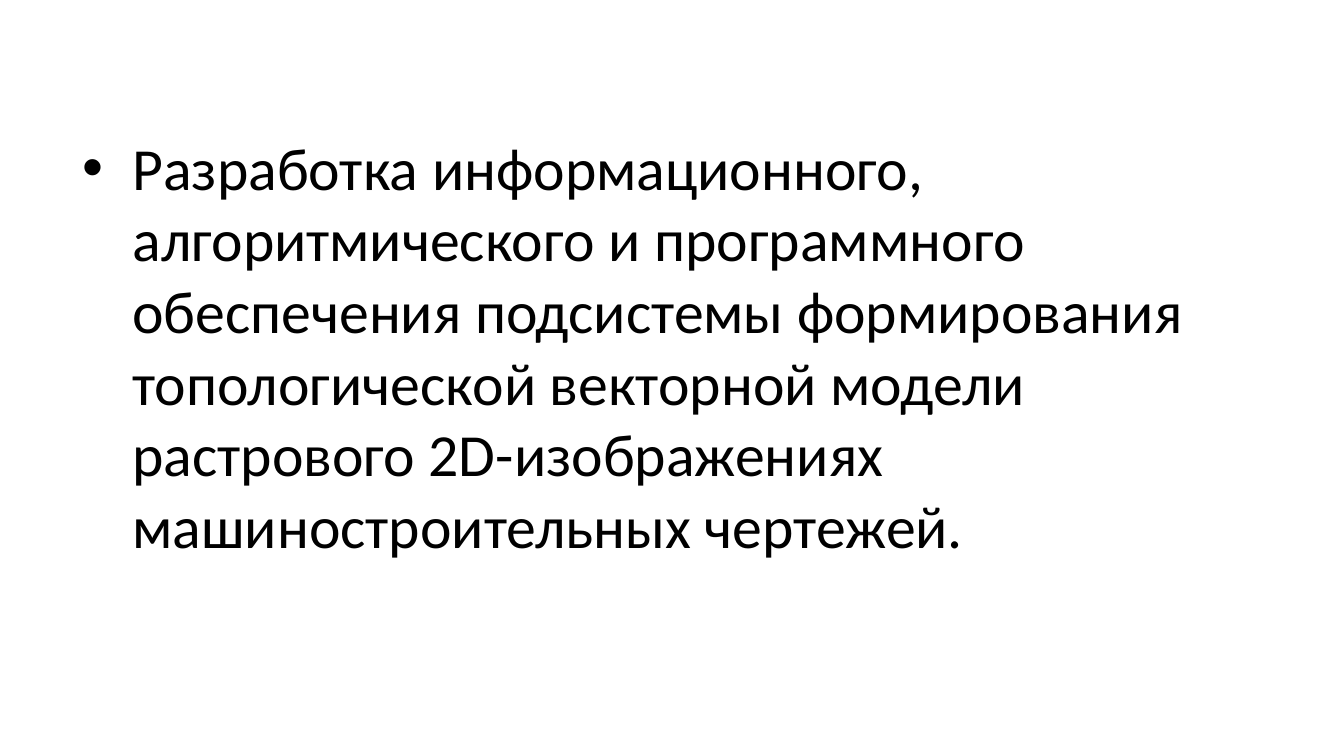
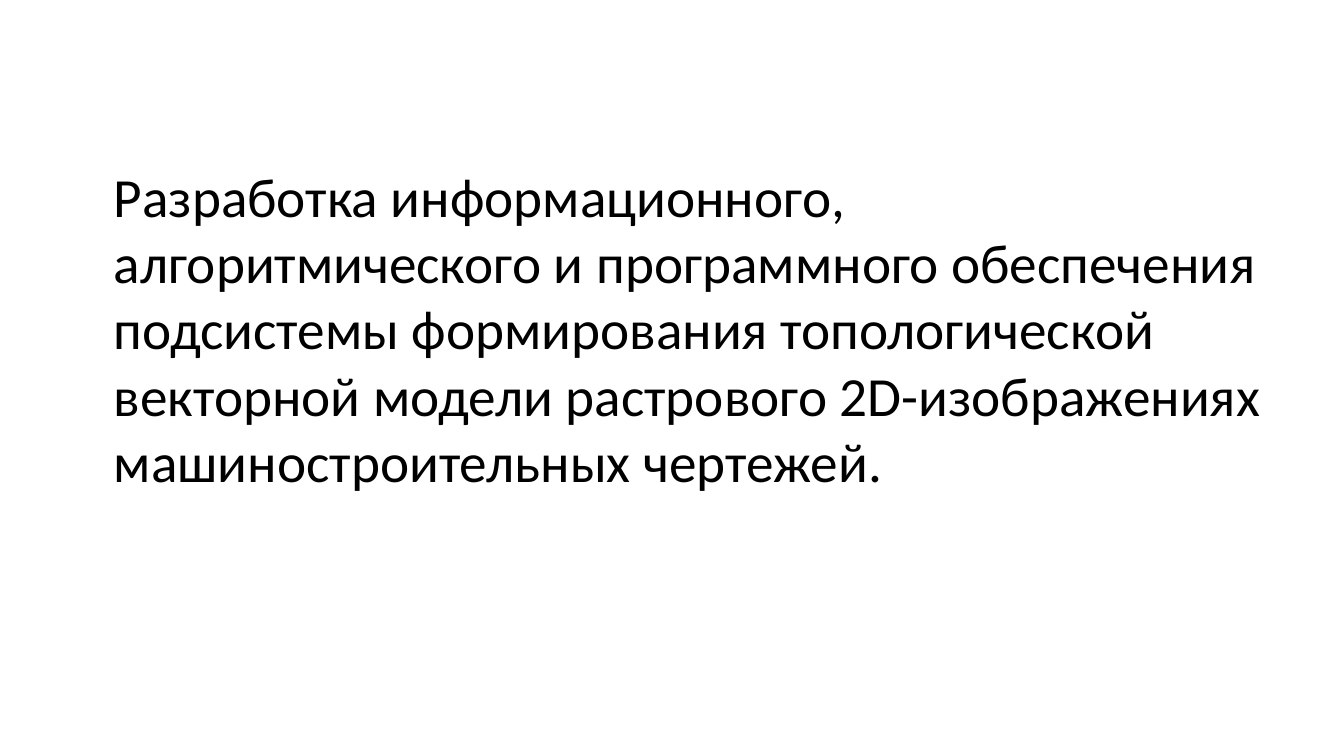
Before and after one commit to alexdegtev/FormingVectorModel, a slide deck: slide 3 of docs/Магистерская диссертация. Дёгтев А.С. 1.ppt. Drawn at 1344x756 pixels with LibreOffice and Linux fonts; fonts in the diff are those of the drawing; background and template pictures are left out. Boxes give left, top, right and bottom in pixels: in the first picture for what was removed or moved away, otherwise in the second. Text is boxed around its words. In the diff, an @@ line names an element or a change of style, - is before the commit and + after.

```diff
--- a/docs/Магистерская диссертация. Дёгтев А.С. 1.ppt
+++ b/docs/Магистерская диссертация. Дёгтев А.С. 1.ppt
@@ text "Разработка информационного, алгоритмического и программного ...": place and size @@
-text "Разработка информационного, алгоритмического и программного ..." at (132,149,1182,558)
+text "Разработка информационного, алгоритмического и программного ..." at (114,179,1260,491)
@@ text "Разработка информационного, алгоритмического и программного ..." at (114,179,1260,491): size 32 to 29.6 pt; bullet • to none @@
```
Also in this commit, not shown: 4 other slides changed, 12 slides added, 5 slides removed, 15 other files.
